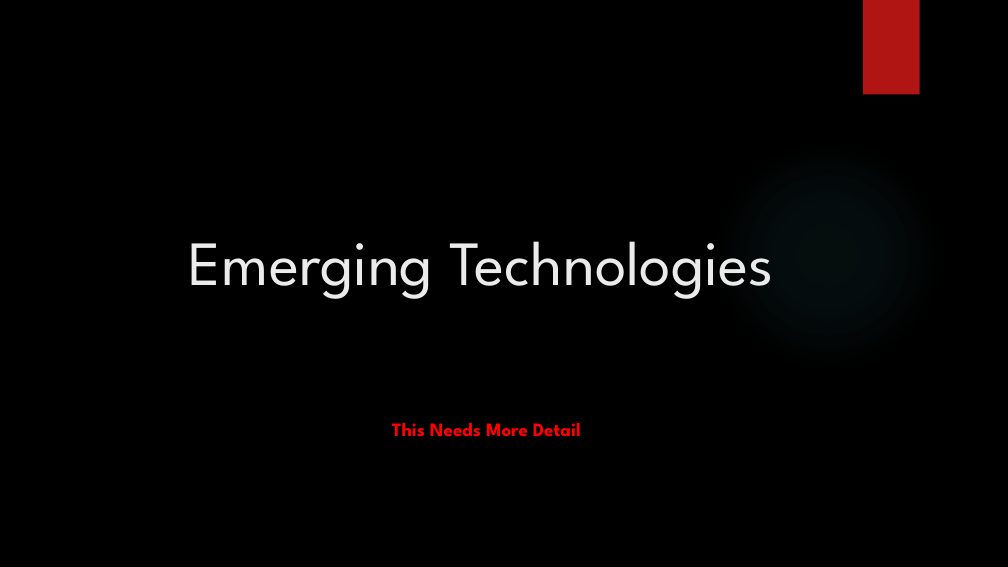
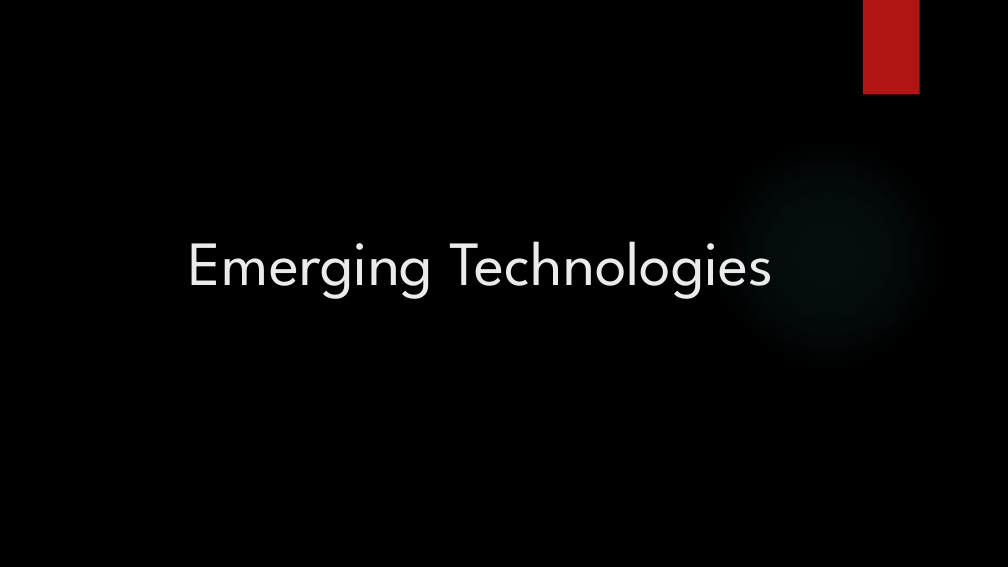
Before and after one commit to SimonLight001/College, a slide deck: slide 38 of Unit 5/Assignment 1/Unit 5 presentation for P1,2,3,M1.pptx (slide 36 before the commit). Drawn at 1008x567 pixels with LibreOffice and Linux fonts; fonts in the diff are those of the drawing; background and template pictures are left out. Boxes give left, top, right and bottom in pixels: in the first picture for what was removed or moved away, otherwise in the second. Text is boxed around its words. In the diff, an @@ line names an element or a change of style, - is before the commit and + after.

```diff
--- a/Unit 5/Assignment 1/Unit 5 presentation for P1,2,3,M1.pptx
+++ b/Unit 5/Assignment 1/Unit 5 presentation for P1,2,3,M1.pptx
@@ text removed at box(392, 423, 581, 437) @@
-This Needs More Detail
```
Also in this commit, not shown: 2 other slides changed, 11 slides added, 5 slides removed, 21 other files.
